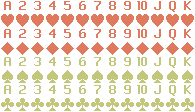
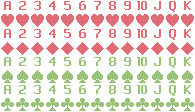
Revision of a layered w=195, h=112 image; what changed, layer by layer:
painted on "root Merged" over [1, 1, 194, 111]
